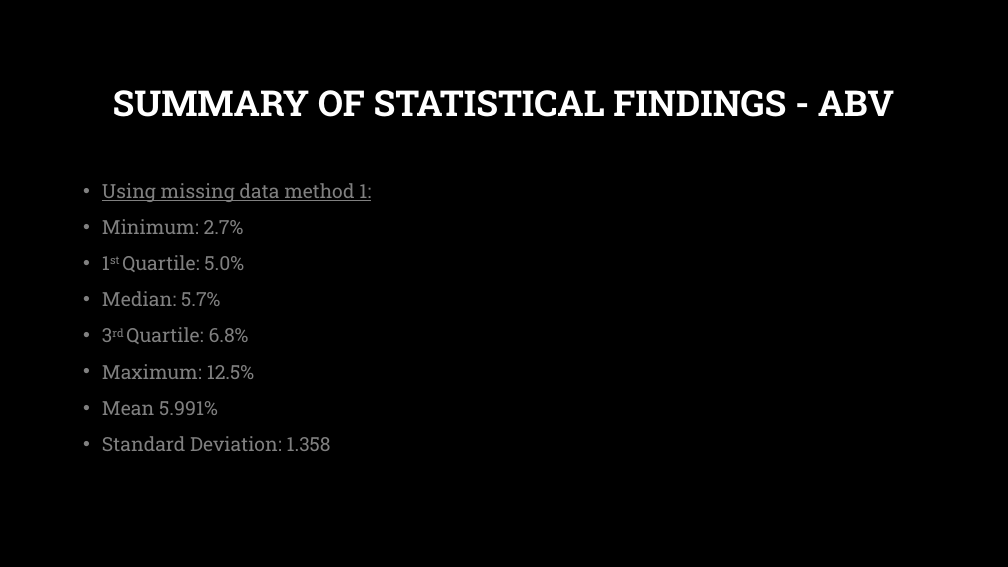
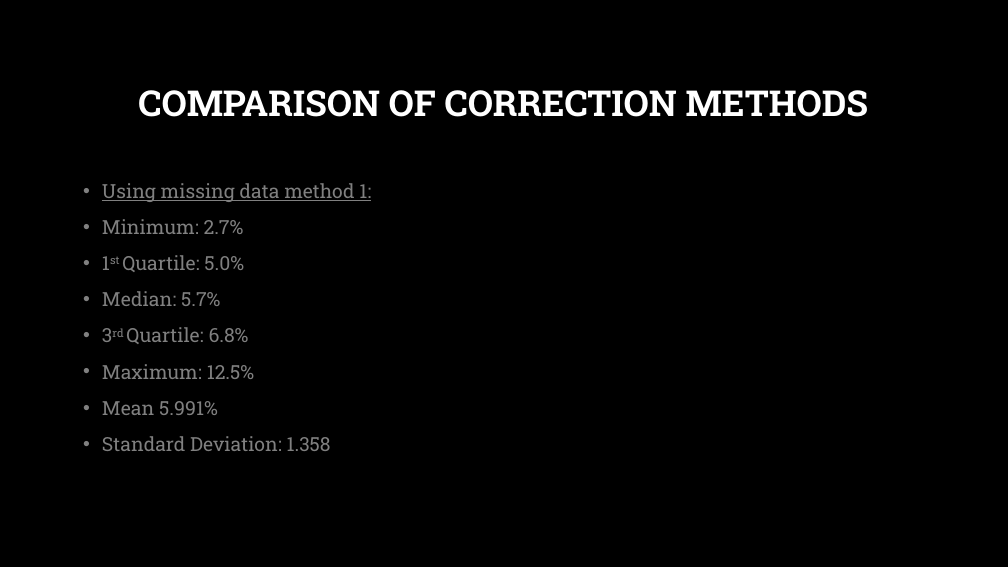
Before and after one commit to IndyD/MSDS-6306-case-study-1, a slide deck: slide 8 of Case Study – Budweiser Brewery Insights.pptx (slide 5 before the commit). Drawn at 1008x567 pixels with LibreOffice and Linux fonts; fonts in the diff are those of the drawing; background and template pictures are left out. Boxes give left, top, right and bottom in pixels: in the first picture for what was removed or moved away, otherwise in the second. Text is boxed around its words. In the diff, an @@ line names an element or a change of style, - is before the commit and + after.

```diff
--- a/Case Study – Budweiser Brewery Insights.pptx
+++ b/Case Study – Budweiser Brewery Insights.pptx
@@ title at (138,90,869,117): text changed @@
-SUMMARY OF STATISTICAL FINDINGS - ABV
+COMPARISON OF CORRECTION METHODS
```
Also in this commit, not shown: 4 other slides changed, 5 slides added, 1 slide removed.
